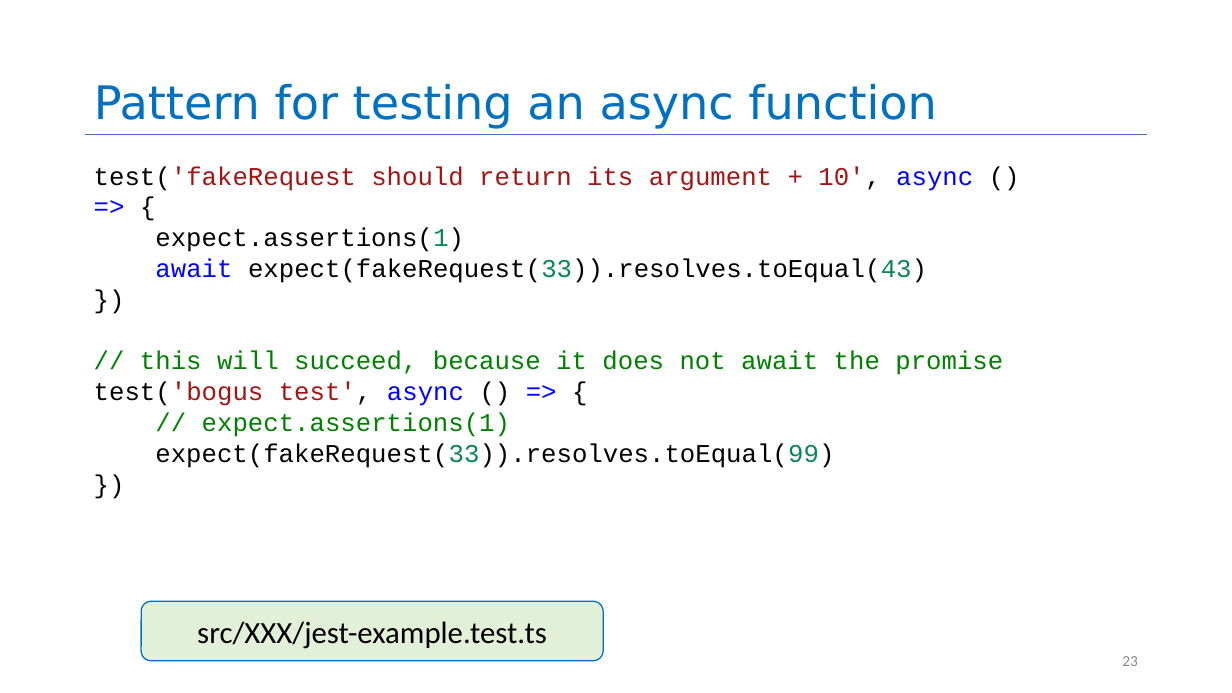
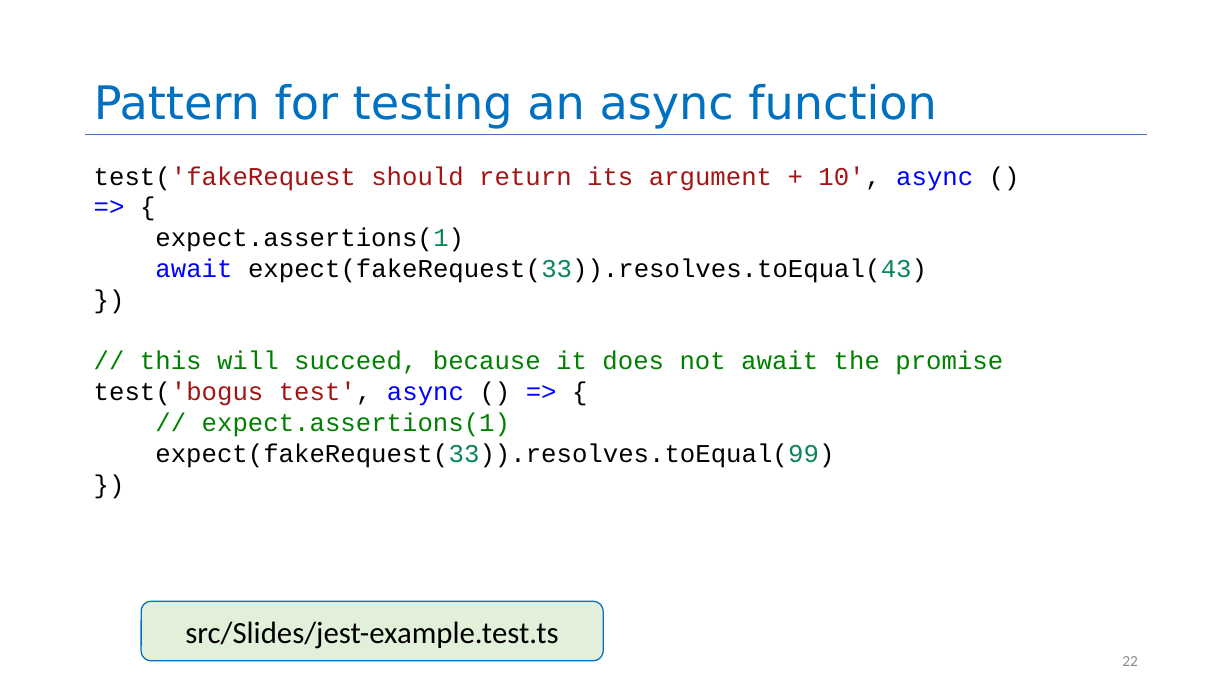
Before and after one commit to yashburshe/CS4530-Fall-2025, a slide deck: slide 22 of Slides/Module 06 Concurrency Patterns in Typescript.pptx (slide 23 before the commit). Drawn at 1232x693 pixels with LibreOffice and Linux fonts; fonts in the diff are those of the drawing. Boxes give left, top, right and bottom in pixels: in the first picture for what was removed or moved away, otherwise in the second. Text is boxed around its words. In the diff, an @@ line names an element or a change of style, - is before the commit and + after.

```diff
--- a/Slides/Module 06 Concurrency Patterns in Typescript.pptx
+++ b/Slides/Module 06 Concurrency Patterns in Typescript.pptx
@@ text in rounded rectangle at [185, 621, 558, 649]: text changed @@
-src/XXX/jest-example.test.ts
+src/Slides/jest-example.test.ts
@@ page number at [1122, 656, 1138, 666]: text changed @@
-23
+22
```
Also in this commit, not shown: 11 other slides changed, 1 slide removed, 6 other files.
